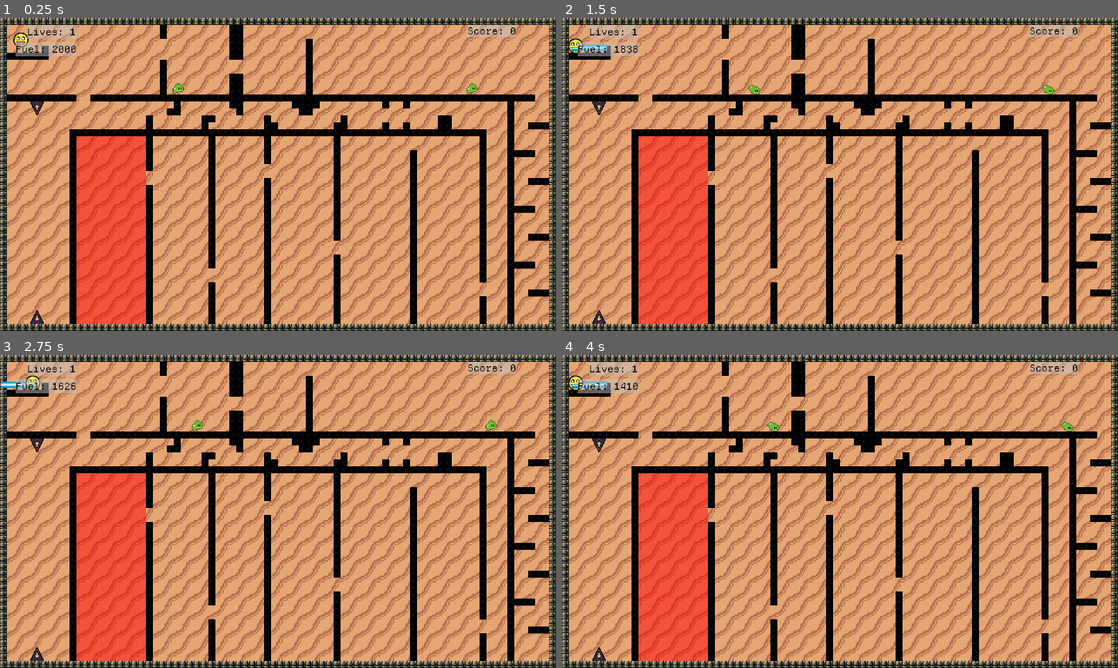
Above: before the commit, frames 1-4 (two rows, left to right).
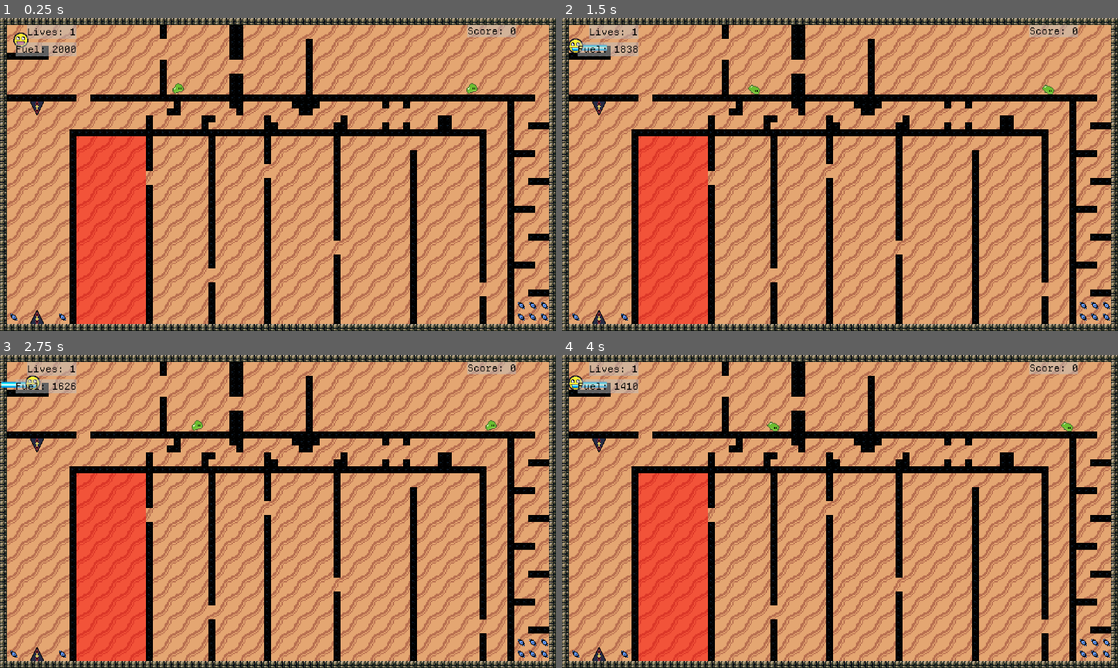
Above: after the commit, the same moments.

Repository: OSGH-web/balloon-movement-demo
Game: Godot game, scene res://levels/1-11_guantlet.tscn
Two runs of this game, one before a commit and one after it. Both use one fixed random seed, a clock stepped at 60 frames per second and the inputs below. This scene is started directly instead of the project's main scene.
Inputs:
- Up to frame 1 (0.25 s): no input
- Up to frame 2 (1.5 s): hold Right (ui_right) from 0.53 s (still down); tap Up (ui_up) at 0.77 s
- Up to frame 3 (2.75 s): tap Up (ui_up) at 1.52 s; release Right (ui_right) at 2.03 s; hold Left (ui_left) from 2.03 s (still down)
- Up to frame 4 (4 s): release Left (ui_left) at 2.78 s; hold Right (ui_right) from 2.78 s (still down); tap Up (ui_up) at 3.02, 3.77 s

The runs differ from the first frame. In frame 1, 0.2% of the frame differs, in the area x 1-99%, y 90-97%; in frame 2, 0.2%; in frame 3, 0.2%; in frame 4, 0.2%.

Commit message:
update default export values, replace missing gas cans in level 1-11

Diff:
--- a/levels/00-01_test.tscn
+++ b/levels/00-01_test.tscn
@@ -14,6 +14,7 @@
 
 [node name="Terrain" parent="." index="1"]
 tile_map_data = PackedByteArray("AAAPABIABQAAAAAAAAAPABMAAAAAAAcAAAAPABQAAAAAAAcAAAAPABUAAAAAAAcAAAAPABYAAAAAAAcAAAAPAB …(720 unchanged characters)…
+height_in_tiles = 32
 
 [node name="Bat" parent="." index="4" instance=ExtResource("2_yvphb")]
 position = Vector2(432, 464)
--- a/levels/1-01_flight.tscn
+++ b/levels/1-01_flight.tscn
@@ -14,6 +14,7 @@
 
 [node name="Terrain" parent="." index="1"]
 tile_map_data = PackedByteArray("AAAKAA4AAAADAAQAAAAVAAkAAAADAAQAAAAfAD8AAAADAAQAAAAAAD8AAAADAAQAAAABAD8AAAADAAQAAAACAD …(4656 unchanged characters)…
+background_color = Color(0.545098, 0.607843, 0.705882, 1)
 
 [node name="EndZone" parent="." index="2" instance=ExtResource("2_lobpu")]
 position = Vector2(132, 72)
--- a/levels/1-02_square.tscn
+++ b/levels/1-02_square.tscn
@@ -15,6 +15,8 @@
 
 [node name="Terrain" parent="." index="1"]
 tile_map_data = PackedByteArray("AAAPAA4AAAADAAQAAAAQAA4AAAADAAQAAAAYAAkAAAADAAQAAAAXAAkAAAADAAQAAAAAAAAAAAADAAQAAAAfAA …(5040 unchanged characters)…
+background_color = Color(0.14902, 0.360784, 0.258824, 1)
+height_in_tiles = 32
 
 [node name="EndZone" parent="." index="2" instance=ExtResource("2_jgblc")]
 position = Vector2(672, 288)
--- a/levels/1-11_guantlet.tscn
+++ b/levels/1-11_guantlet.tscn
@@ -1,10 +1,11 @@
-[gd_scene load_steps=6 format=4 uid="uid://bxr1mhsiwp6fd"]
+[gd_scene load_steps=7 format=4 uid="uid://bxr1mhsiwp6fd"]
 
 [ext_resource type="PackedScene" uid="uid://cxo2r1hb7u2ss" path="res://scenes/level_base.tscn" id="1_84md7"]
 [ext_resource type="Texture2D" uid="uid://dxy1nk3c3fnl" path="res://assets/sprites/wall_pattern.png" id="2_e5klb"]
 [ext_resource type="PackedScene" uid="uid://bvn2y2nnqcrts" path="res://scenes/end_zone.tscn" id="3_0alfw"]
 [ext_resource type="PackedScene" uid="uid://ckwukbtl6m70h" path="res://scenes/slime.tscn" id="4_6p2l4"]
 [ext_resource type="PackedScene" uid="uid://c6i6ci2ym6wn6" path="res://scenes/spike.tscn" id="5_na7ad"]
+[ext_resource type="PackedScene" uid="uid://cxdl0fqxwxba1" path="res://scenes/gas_can.tscn" id="6_e5klb"]
 
 [node name="LevelBase" instance=ExtResource("1_84md7")]
 level_name = "Gauntlet"
@@ -20,130 +21,53 @@
 [node name="Terrain" parent="." index="1"]
 rotation = 0.000259012
 tile_map_data = PackedByteArray("AAAXAAkAAAADAAQAAAAOAAsAAAADAAQAAAAPAAsAAAADAAQAAAAQAAsAAAADAAQAAAARAAsAAAADAAQAAAASAA …(10784 unchanged characters)…
-
-[node name="GasCan" parent="." index="2"]
-_import_path = NodePath("")
-unique_name_in_owner = false
-process_mode = 0
-process_priority = 0
-process_physics_priority = 0
-process_thread_group = 0
-physics_interpolation_mode = 0
-auto_translate_mode = 0
-editor_description = ""
-position = Vector2(223, 1036)
-script = null
-
-[node name="GasCan2" parent="." index="3"]
-_import_path = NodePath("")
-unique_name_in_owner = false
-process_mode = 0
-process_priority = 0
-process_physics_priority = 0
-process_thread_group = 0
-physics_interpolation_mode = 0
-auto_translate_mode = 0
-editor_description = ""
-position = Vector2(40, 1036)
-script = null
-
-[node name="GasCan3" parent="." index="4"]
-_import_path = NodePath("")
-unique_name_in_owner = false
-process_mode = 0
-process_priority = 0
-process_physics_priority = 0
-process_thread_group = 0
-physics_interpolation_mode = 0
-auto_translate_mode = 0
-editor_description = ""
-position = Vector2(1883, 1040)
-script = null
-
-[node name="GasCan6" parent="." index="5"]
-_import_path = NodePath("")
-unique_name_in_owner = false
-process_mode = 0
-process_priority = 0
-process_physics_priority = 0
-process_thread_group = 0
-physics_interpolation_mode = 0
-auto_translate_mode = 0
-editor_description = ""
-position = Vector2(1883, 989)
-script = null
-
-[node name="GasCan4" parent="." index="6"]
-_import_path = NodePath("")
-unique_name_in_owner = false
-process_mode = 0
-process_priority = 0
-process_physics_priority = 0
-process_thread_group = 0
-physics_interpolation_mode = 0
-auto_translate_mode = 0
-editor_description = ""
-position = Vector2(1791, 989)
-script = null
-
-[node name="GasCan5" parent="." index="7"]
-_import_path = NodePath("")
-unique_name_in_owner = false
-process_mode = 0
-process_priority = 0
-process_physics_priority = 0
-process_thread_group = 0
-physics_interpolation_mode = 0
-auto_translate_mode = 0
-editor_description = ""
-position = Vector2(1791, 1040)
-script = null
-
-[node name="GasCan7" parent="." index="8"]
-_import_path = NodePath("")
-unique_name_in_owner = false
-process_mode = 0
-process_priority = 0
-process_physics_priority = 0
-process_thread_group = 0
-physics_interpolation_mode = 0
-auto_translate_mode = 0
-editor_description = ""
-position = Vector2(1836, 989)
-script = null
-
-[node name="GasCan8" parent="." index="9"]
-_import_path = NodePath("")
-unique_name_in_owner = false
-process_mode = 0
-process_priority = 0
-process_physics_priority = 0
-process_thread_group = 0
-physics_interpolation_mode = 0
-auto_translate_mode = 0
-editor_description = ""
-position = Vector2(1836, 1040)
-script = null
-
-[node name="EndZone" parent="." index="10" instance=ExtResource("3_0alfw")]
-position = Vector2(384, 732)
-size = Vector2(240, 648)
-
-[node name="Slime" parent="." index="13" instance=ExtResource("4_6p2l4")]
-position = Vector2(1622, 264)
-
-[node name="Slime2" parent="." index="14" instance=ExtResource("4_6p2l4")]
-position = Vector2(607, 264)
-
-[node name="Spike" parent="." index="15" instance=ExtResource("5_na7ad")]
-position = Vector2(104, 1008)
-
-[node name="Spike2" parent="." index="16" instance=ExtResource("5_na7ad")]
-position = Vector2(152, 336)
-rotation = 3.14159
+background_color = Color(0, 0, 0, 0)
+width_in_tiles = 80
+height_in_tiles = 45
 
 [node name="Background" parent="CanvasLayer" index="0"]
 texture = ExtResource("2_e5klb")
 light_color = Color(0.894118, 0.65098, 0.447059, 1)
 dark_color = Color(0.721569, 0.435294, 0.313726, 1)
 x_scale = 4.0
+
+[node name="EndZone" parent="." index="5" instance=ExtResource("3_0alfw")]
+position = Vector2(384, 732)
+size = Vector2(240, 648)
+
+[node name="Slime" parent="." index="6" instance=ExtResource("4_6p2l4")]
+position = Vector2(1622, 264)
+
+[node name="Slime2" parent="." index="7" instance=ExtResource("4_6p2l4")]
+position = Vector2(607, 264)
+
+[node name="Spike" parent="." index="8" instance=ExtResource("5_na7ad")]
+position = Vector2(104, 1008)
+
+[node name="Spike2" parent="." index="9" instance=ExtResource("5_na7ad")]
+position = Vector2(152, 336)
+rotation = 3.14159
+
+[node name="GasCan" parent="." index="10" instance=ExtResource("6_e5klb")]
+position = Vector2(48, 1032)
+
+[node name="GasCan2" parent="." index="11" instance=ExtResource("6_e5klb")]
+position = Vector2(216, 1032)
+
+[node name="GasCan3" parent="." index="12" instance=ExtResource("6_e5klb")]
+position = Vector2(1800, 1032)
+
+[node name="GasCan4" parent="." index="13" instance=ExtResource("6_e5klb")]
+position = Vector2(1840, 1032)
+
+[node name="GasCan5" parent="." index="14" instance=ExtResource("6_e5klb")]
+position = Vector2(1880, 1032)
+
+[node name="GasCan6" parent="." index="15" instance=ExtResource("6_e5klb")]
+position = Vector2(1880, 992)
+
+[node name="GasCan7" parent="." index="16" instance=ExtResource("6_e5klb")]
+position = Vector2(1840, 992)
+
+[node name="GasCan8" parent="." index="17" instance=ExtResource("6_e5klb")]
+position = Vector2(1800, 992)
--- a/levels/1-12_caves.tscn
+++ b/levels/1-12_caves.tscn
@@ -21,6 +21,9 @@
 
 [node name="Terrain" parent="." index="1"]
 tile_map_data = PackedByteArray("AAAWACwABAAAAAEAAAAWACsABAAAAAEAAAAWACoABAAAAAEAAAAWACkABAAAAAEAAAAWACgABAAAAAEAAAAWAC …(5888 unchanged characters)…
+background_color = Color(0, 0, 0, 0)
+width_in_tiles = 80
+height_in_tiles = 45
 
 [node name="EndZone" parent="." index="4" instance=ExtResource("2_o4p7j")]
 position = Vector2(1800, 120)
--- a/levels/1-14_spiral.tscn
+++ b/levels/1-14_spiral.tscn
@@ -18,6 +18,8 @@
 
 [node name="Terrain" parent="." index="1"]
 tile_map_data = PackedByteArray("AAAAAB8AAQACAAMAAAABAB8AAQACAAMAAAACAB8AAQACAAMAAAADAB8AAQACAAMAAAAEAB8AAQACAAMAAAAFAB …(4720 unchanged characters)…
+background_color = Color(0.964706, 0.458824, 0.478431, 1)
+height_in_tiles = 32
 
 [node name="Spikes" type="Node2D" parent="." index="4"]
 
--- a/scenes/level_base.tscn
+++ b/scenes/level_base.tscn
@@ -1,4 +1,4 @@
-[gd_scene load_steps=9 format=3 uid="uid://cxo2r1hb7u2ss"]
+[gd_scene load_steps=9 format=4 uid="uid://cxo2r1hb7u2ss"]
 
 [ext_resource type="Script" uid="uid://lkphrvhitvd" path="res://scripts/level_base.gd" id="1_1bvp3"]
 [ext_resource type="PackedScene" uid="uid://b7jfvkf4edbjp" path="res://scenes/player.tscn" id="2_0xm2m"]
@@ -9,7 +9,7 @@
 [ext_resource type="PackedScene" uid="uid://f5u701miacbf" path="res://scenes/background.tscn" id="8_2v7b3"]
 [ext_resource type="Texture2D" uid="uid://dsesal8ly3wft" path="res://assets/sprites/diagonal_stripe.png" id="10_evabm"]
 
-[node name="LevelBase2" type="Node2D"]
+[node name="LevelBase" type="Node2D"]
 process_mode = 1
 script = ExtResource("1_1bvp3")
 
--- a/scripts/terrain.gd
+++ b/scripts/terrain.gd
@@ -27,6 +27,9 @@
 	generate_border()
 
 func generate_border():
+	if Engine.is_editor_hint():
+		return; # only run in the game
+
 	for x in range(width_in_tiles):
 		# Bottom border
 		set_cell(Vector2i(x, height_in_tiles - 1), 1, Vector2i(1, 2), 0)
